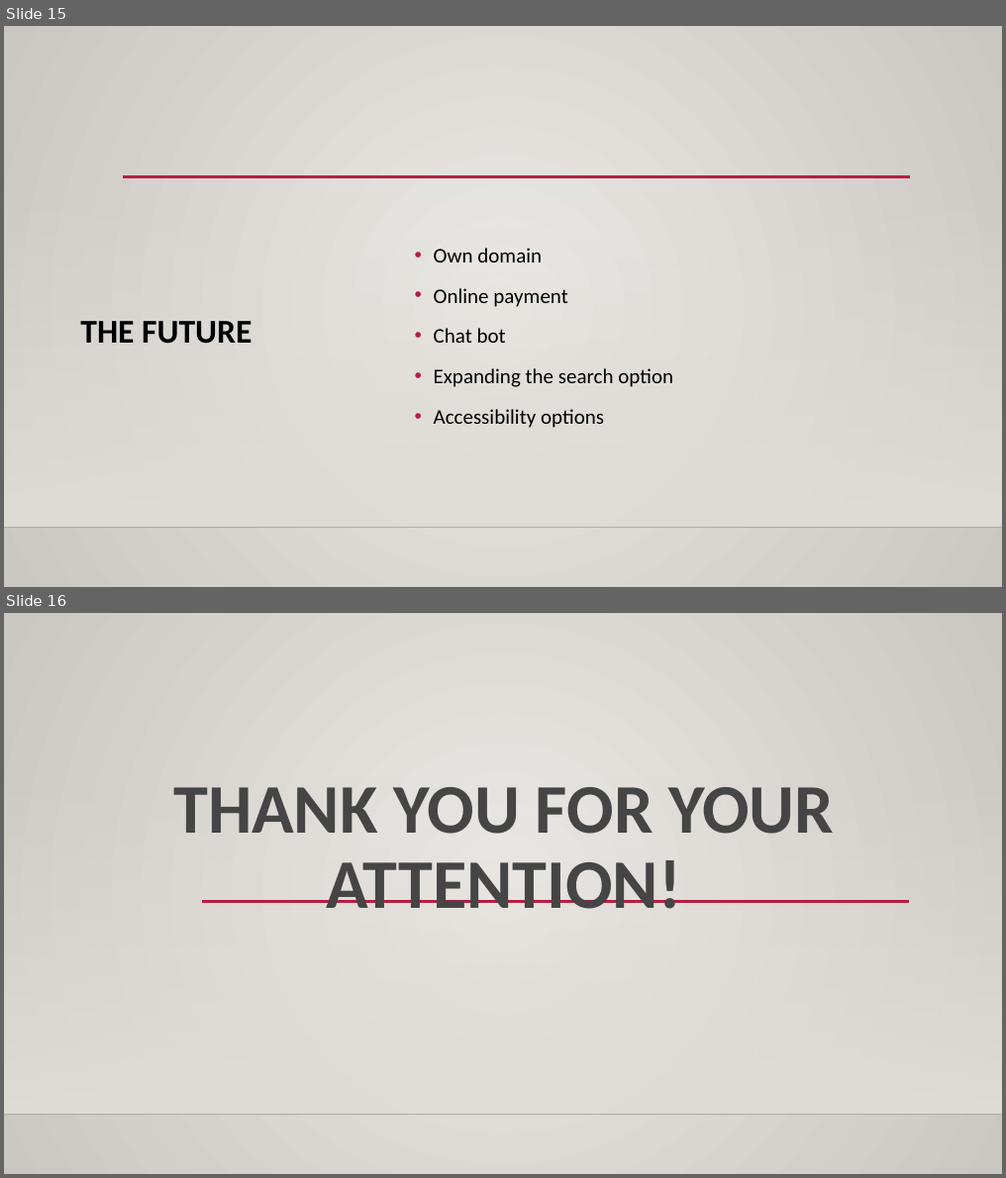
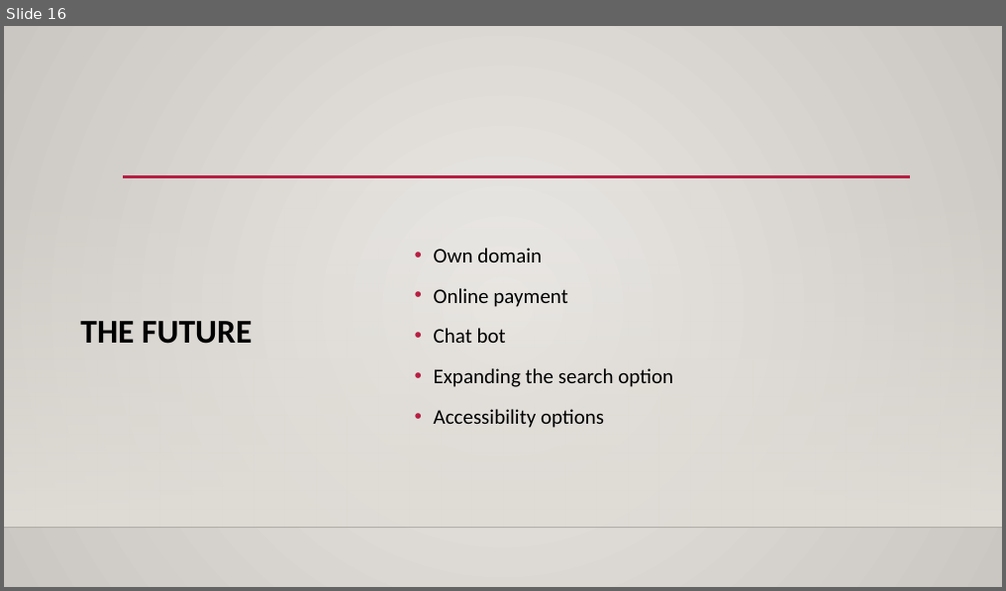
Before and after one commit to MoriczJanos113C/TechShop, a slide deck: project dokumentumok/Projekt bemutató.pptx. Shown one above the other, each under a label of ours: slides 15 and 16 before the commit, slide 16 after it. The pictures are 1006x1178 and 1006x591 pixels, drawn with LibreOffice and Linux fonts; fonts in the diff are those of the drawing; background and template pictures are left out. Boxes give left, top, right and bottom in pixels: in the first picture for what was removed or moved away, otherwise in the second. Text is boxed around its words. In the diff, an @@ line names an element or a change of style, - is before the commit and + after.

```diff
--- a/project dokumentumok/Projekt bemutató.pptx
+++ b/project dokumentumok/Projekt bemutató.pptx
@@ slide 16 removed at (4, 613, 1002, 1174), background gradient #ECEAE7 to #CAC7C1; not listed: 2 template elements that a slide beside it also shows @@
@@ title removed at (173, 787, 835, 909) @@
-THANK YOU FOR YOUR ATTENTION!
@@ line removed from (202, 902) to (909, 902) @@
@@ what was slide 15 is now slide 16 @@
```
Also in this commit, not shown: 8 slides changed, 2 slides added, 22 other files.
